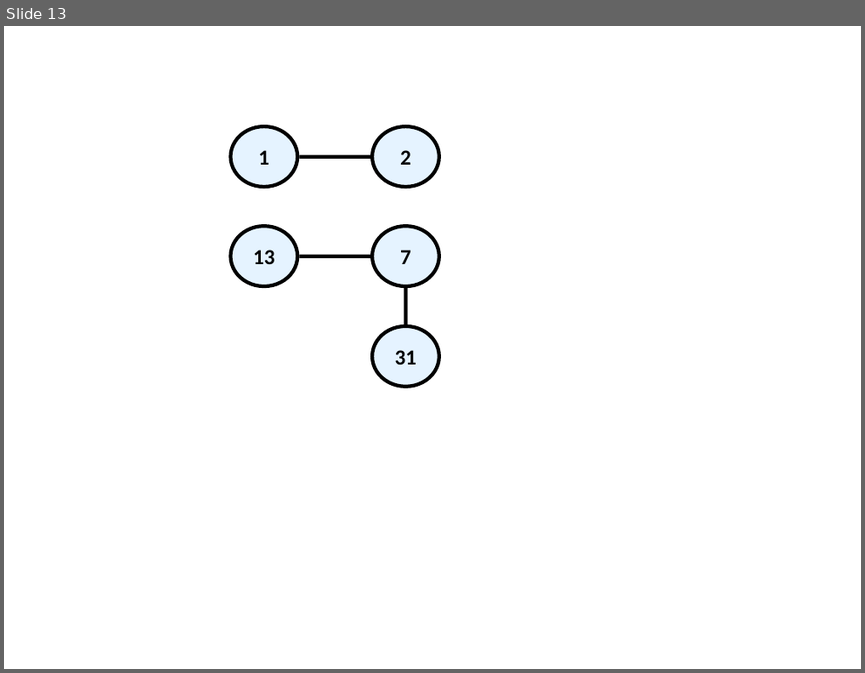
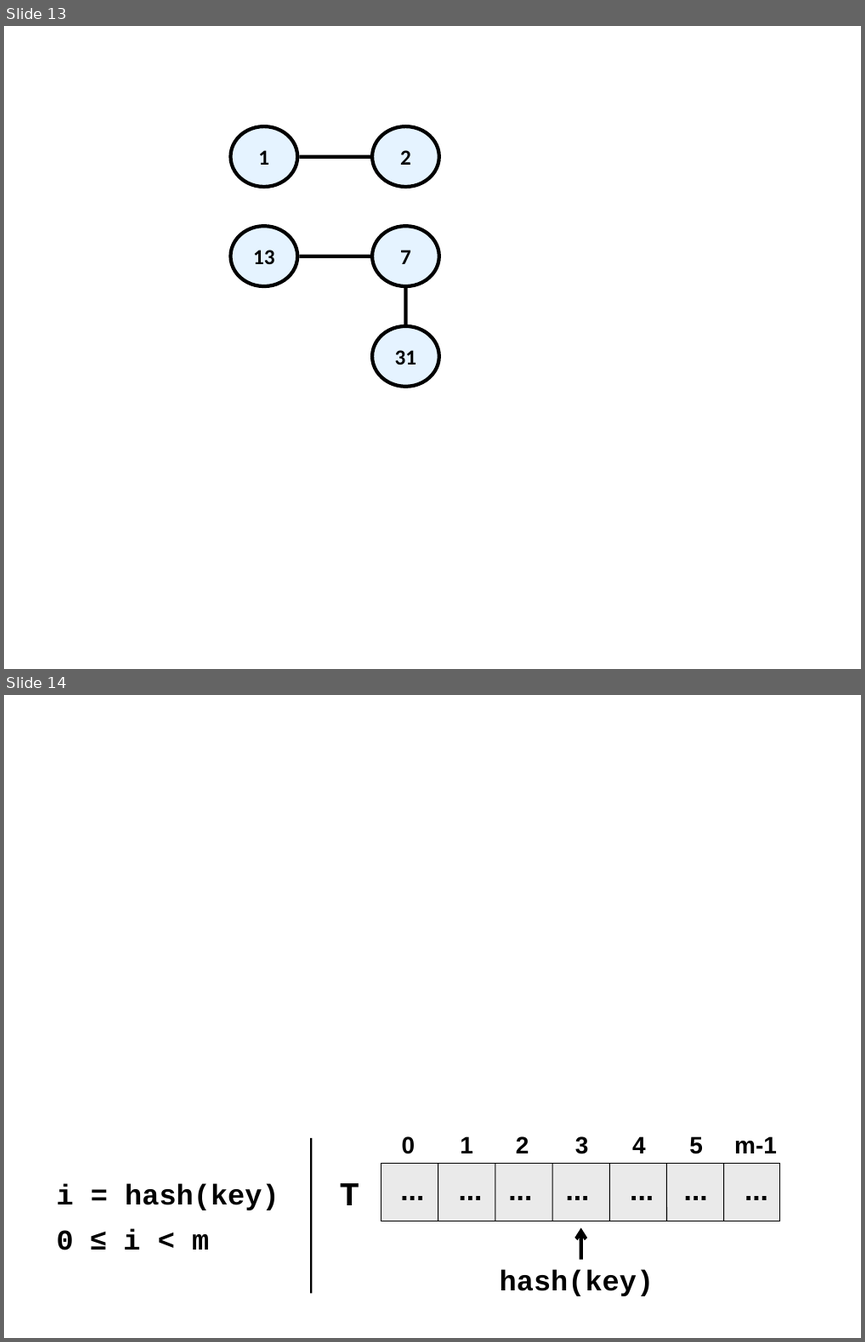
Before and after one commit to nakov/introjavabook, a slide deck: resources/images/Chapter-14.2-Data-Structures-Trees-Hashes/Graphs and Threes.ppt. Shown one above the other, each under a label of ours: slide 13 before the commit, slides 13 and 14 after it. The pictures are 865x673 and 865x1342 pixels, drawn with LibreOffice and Linux fonts; fonts in the diff are those of the drawing. Boxes give left, top, right and bottom in pixels: in the first picture for what was removed or moved away, otherwise in the second. Text is boxed around its words. In the diff, an @@ line names an element or a change of style, - is before the commit and + after.

Commit message:
Updated the resources for the "hash tables" chapter

```diff
--- a/resources/images/Chapter-14.2-Data-Structures-Trees-Hashes/Graphs and Threes.ppt
+++ b/resources/images/Chapter-14.2-Data-Structures-Trees-Hashes/Graphs and Threes.ppt
@@ slide 14 added at box(4, 695, 861, 1338), background #FFFFFF @@
@@ line added from (311, 1138) to (311, 1293), #000000 1.5 pt @@
@@ text added at box(402, 1136, 415, 1154), 20 pt, text #000000, bold @@
+0
@@ text added at box(460, 1136, 473, 1153), 20 pt, text #000000, bold @@
+1
@@ text added at box(516, 1136, 529, 1153), 20 pt, text #000000, bold @@
+2
@@ text added at box(575, 1136, 589, 1154), 20 pt, text #000000, bold @@
+3
@@ text added at box(632, 1136, 646, 1153), 20 pt, text #000000, bold @@
+4
@@ text added at box(689, 1136, 703, 1154), 20 pt, text #000000, bold @@
+5
@@ text added at box(734, 1136, 777, 1153), 20 pt, text #000000, bold @@
+m-1
@@ rectangle added at box(381, 1163, 779, 1221), fill #EAEAEA, outline #000000 0.74 pt @@
@@ text added at box(392, 1167, 433, 1210), 24 pt, text #000000, bold @@
+...
@@ line added from (438, 1163) to (438, 1220), #000000 0.74 pt @@
@@ text added at box(450, 1167, 492, 1210), 24 pt, text #000000, bold @@
+...
@@ line added from (495, 1163) to (495, 1220), #000000 0.74 pt @@
@@ text added at box(500, 1167, 541, 1210), 24 pt, text #000000, bold @@
+...
@@ line added from (552, 1163) to (552, 1220), #000000 0.74 pt @@
@@ text added at box(557, 1167, 599, 1210), 24 pt, text #000000, bold @@
+...
@@ line added from (610, 1163) to (610, 1220), #000000 0.74 pt @@
@@ text added at box(622, 1167, 663, 1210), 24 pt, text #000000, bold @@
+...
@@ line added from (666, 1163) to (666, 1220), #000000 0.74 pt @@
@@ text added at box(676, 1167, 717, 1210), 24 pt, text #000000, bold @@
+...
@@ line added from (724, 1163) to (724, 1220), #000000 0.74 pt @@
@@ text added at box(736, 1167, 777, 1210), 24 pt, text #000000, bold @@
+...
@@ text added at box(57, 1183, 279, 1250), 24 pt, text #000000, bold @@
+i = hash(key)
+0 ≤ i < m
@@ text added at box(340, 1183, 360, 1205), 28 pt, text #000000, bold @@
+T
@@ arrow added from (580, 1259) to (580, 1227), #000000 3 pt @@
@@ text added at box(500, 1270, 654, 1296), 24 pt, text #000000, bold @@
+hash(key)
```
Also in this commit, not shown: 2 slides changed, 1 other slide added, 5 other files.
